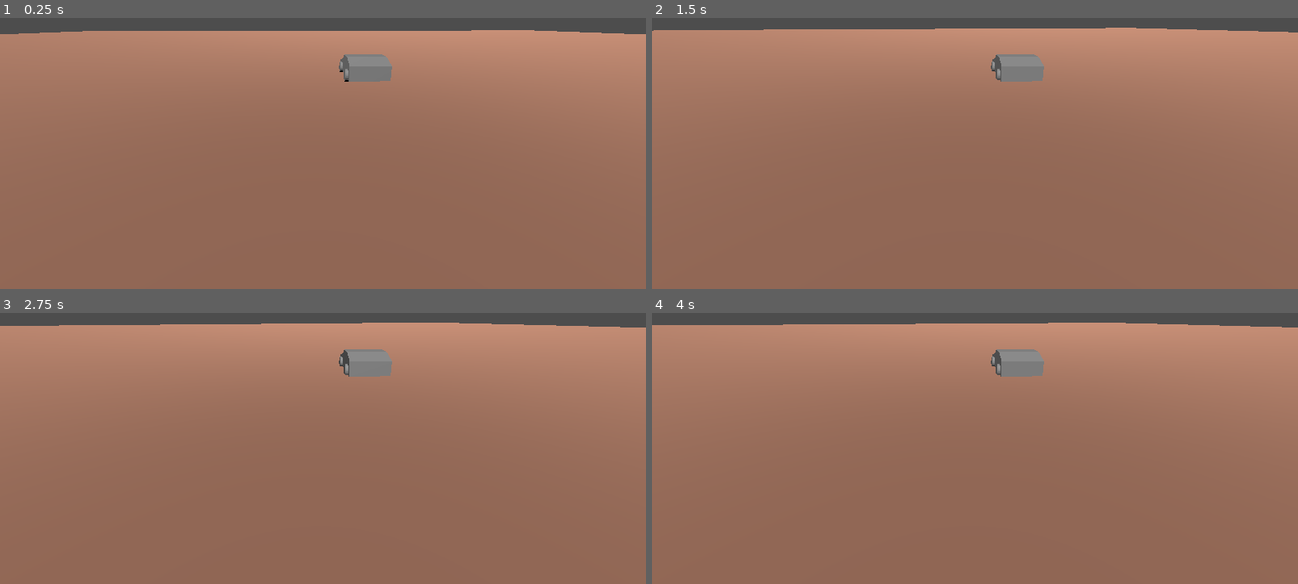
Above: before the commit, frames 1-4 (two rows, left to right).
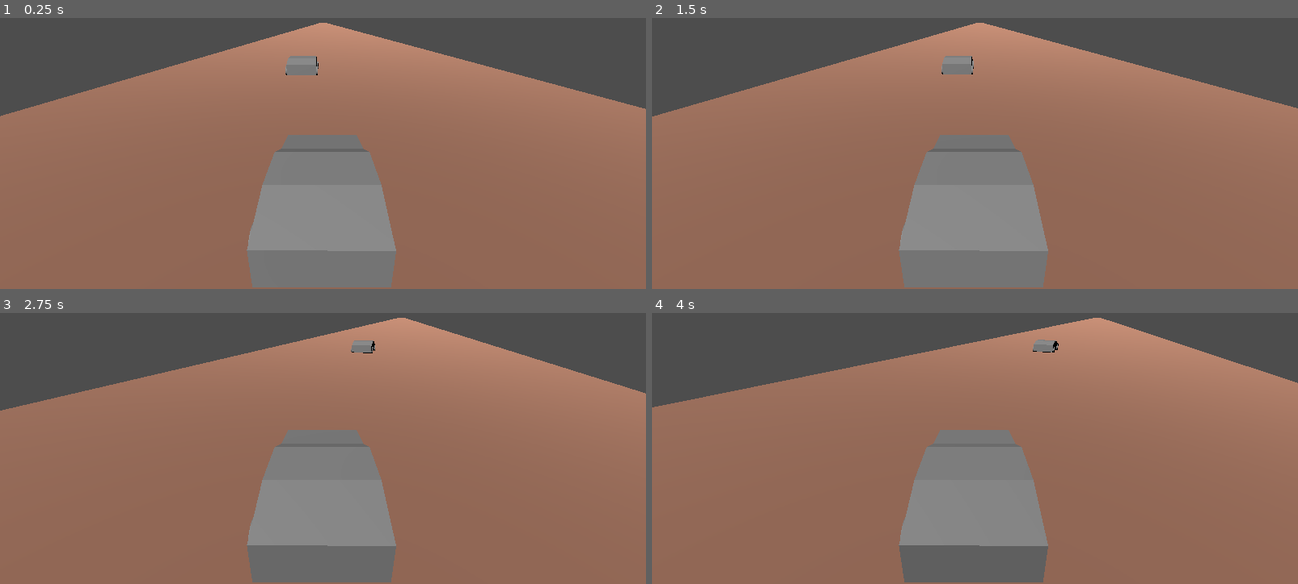
Above: after the commit, the same moments.

Repository: mitch-holm/Indy465
Game: Godot game, scene res://demo.tscn
The game is run twice, just before and just after one commit, with the same random seed, the same clock (stepped at 60 frames per second) and the same inputs. The project has no main scene, so this scene is started directly.
Inputs:
- Up to frame 1 (0.25 s): no input
- Up to frame 2 (1.5 s): tap Enter at 0.5 s; hold D (steer_right) 0.53-1.28 s; tap Space at 1.25 s; hold S (brake) from 1.28 s (still down)
- Up to frame 3 (2.75 s): release S (brake) at 2.03 s; hold D (steer_right) from 2.03 s (still down)
- Up to frame 4 (4 s): release D (steer_right) at 2.78 s; hold W (accelerate) 2.78-3.53 s; hold A (steer_left) from 3.53 s (still down)

The runs differ from the first frame. In frame 1, 26% of the frame differs, in the area x 0-100%, y 1-100%; in frame 2, 26%; in frame 3, 25%; in frame 4, 24%.

Commit message:
weirder driving

Diff:
--- /dev/null
+++ b/demo.gd
@@ -0,0 +1,13 @@
+extends Node3D
+
+func _input(event):
+	if event.is_action_pressed("ui_cancel"):
+		get_tree().quit()
+# Called when the node enters the scene tree for the first time.
+func _ready():
+	pass # Replace with function body.
+
+
+# Called every frame. 'delta' is the elapsed time since the previous frame.
+func _process(_delta):
+	pass
--- a/demo.tscn
+++ b/demo.tscn
@@ -1,5 +1,6 @@
-[gd_scene load_steps=7 format=3 uid="uid://bxcbl324y5kpc"]
+[gd_scene load_steps=8 format=3 uid="uid://bxcbl324y5kpc"]
 
+[ext_resource type="Script" path="res://demo.gd" id="1_b2eah"]
 [ext_resource type="ArrayMesh" uid="uid://da7150hojv1fj" path="res://democar.obj" id="1_mwqm2"]
 [ext_resource type="Script" path="res://playercharacter.gd" id="1_rqwj1"]
 
@@ -15,30 +16,31 @@
 size = Vector3(10.537, 0.339582, 63.289)
 
 [node name="root" type="Node3D"]
+script = ExtResource("1_b2eah")
 
 [node name="CharacterBody3D" type="CharacterBody3D" parent="."]
-transform = Transform3D(1, 0, 0, 0, 1, 0, 0, 0, 1, 0, 1.04414, -0.256641)
+transform = Transform3D(1, 0, 0, 0, 1, 0, 0, 0, 1, 0, 0.0831929, -0.256641)
+collision_mask = 3
 script = ExtResource("1_rqwj1")
 
-[node name="pivot" type="Node3D" parent="CharacterBody3D"]
-transform = Transform3D(-1, 0, 6.97692e-05, 0, 1, 0, -6.97692e-05, 0, -1, -0.0187323, 0, -6.55651e-07)
-
-[node name="MeshInstance3D" type="MeshInstance3D" parent="CharacterBody3D"]
+[node name="carModel" type="MeshInstance3D" parent="CharacterBody3D"]
 transform = Transform3D(-1, 0, 6.97692e-05, 0, 1, 0, -6.97692e-05, 0, -1, -0.0187323, 0.634694, -6.55651e-07)
 mesh = ExtResource("1_mwqm2")
-skeleton = NodePath("../pivot")
+skeleton = NodePath("")
 
 [node name="CollisionShape3D" type="CollisionShape3D" parent="CharacterBody3D"]
 transform = Transform3D(-1, 0, 6.97692e-05, 0, 1, 0, -6.97692e-05, 0, -1, 0.00936613, 0.696306, 1.3113e-06)
 shape = SubResource("BoxShape3D_e6ni3")
 
 [node name="Camera3D" type="Camera3D" parent="CharacterBody3D"]
-transform = Transform3D(0.999228, 0.013375, -0.0369484, 8.22026e-08, 0.940288, 0.34038, 0.0392947, -0.340117, 0.939562, -2.69104, 2.778, 12.9082)
+transform = Transform3D(1, -4.68079e-16, 3.27752e-16, 3.27752e-16, 0.939693, 0.34202, -4.68079e-16, -0.34202, 0.939693, 2.08165e-12, 3.73166, 4.265)
 
 [node name="ground" type="StaticBody3D" parent="."]
+transform = Transform3D(1, 0, 0, 0, 1, 0, 0, 0, 1, 0.53892, 0.0595765, -0.026866)
+collision_layer = 7
 
 [node name="MeshInstance3D" type="MeshInstance3D" parent="ground"]
-transform = Transform3D(100, 0, 0, 0, 100, 0, 0, 0, 100, 0, 0, 0)
+transform = Transform3D(13.7494, 0, 0, 0, 100, 0, 0, 0, 2010.19, 0, 0, 0)
 mesh = SubResource("PlaneMesh_lafke")
 surface_material_override/0 = SubResource("StandardMaterial3D_aobow")
 
@@ -48,3 +50,23 @@
 
 [node name="sun" type="DirectionalLight3D" parent="."]
 transform = Transform3D(0.867062, 0.352059, -0.352502, -5.94121e-17, 0.707551, 0.706662, 0.4982, -0.61272, 0.613491, -6.18062, 32.8834, 46.5372)
+
+[node name="obstacle" type="Node3D" parent="."]
+transform = Transform3D(100, 0, 0, 0, 100, 0, 0, 0, 100, -2.34675, 0.0195231, -14.0911)
+
+[node name="RigidBody3D" type="RigidBody3D" parent="obstacle"]
+transform = Transform3D(1, 0, 0, 0, 1, 0, 0, 0, 1, 0.00971825, 0.0152395, 0)
+collision_layer = 2
+collision_mask = 0
+
+[node name="CollisionShape3D" type="CollisionShape3D" parent="obstacle/RigidBody3D"]
+transform = Transform3D(-2, 0, 0.000139538, 0, 2, 0, -0.000139538, 0, -2, 0.000821203, -1.4442, -0.000520393)
+shape = SubResource("BoxShape3D_e6ni3")
+
+[node name="MeshInstance3D" type="MeshInstance3D" parent="obstacle"]
+transform = Transform3D(-0.01, 0, 6.97692e-07, 0, 0.01, 0, -6.97692e-07, 0, -0.01, 0.00854139, 0.00710761, 0)
+mesh = ExtResource("1_mwqm2")
+skeleton = NodePath("../pivot")
+
+[node name="pivot" type="Node3D" parent="obstacle"]
+transform = Transform3D(1, 0, 0, 0, 1, 0, 0, 0, 1, -0.0164962, 0.0142439, 0.0651651)
--- a/playercharacter.gd
+++ b/playercharacter.gd
@@ -1,10 +1,14 @@
 extends CharacterBody3D
 
-const ACCEL = 5
-const BRAKE = 3
-var speed = 0
-const TURN_SPEED = .2
-const MAX_SPEED = 30
+const ACCEL = 10.0
+const BRAKE = 15.0
+var speed = 0.0
+var turn = 0.0
+const TURN_SPEED = 10.0
+const MAX_TURN_SPEED = 10.0
+const TURN_REDUCTION = 6.0
+const MAX_SPEED = 30.0
+const SPEED_REDUCTION = 3.0
 
 # Get the gravity from the project settings to be synced with RigidBody nodes.
 var gravity = ProjectSettings.get_setting("physics/3d/default_gravity")
@@ -17,19 +21,36 @@
 
 	# Get the input direction and handle the movement/deceleration.
 	if Input.is_action_pressed("steer_left"):
-		rotation += Vector3(0,1,0) * delta * TURN_SPEED
+		turn += TURN_SPEED * delta
 
 	if Input.is_action_pressed("steer_right"):
-		rotation -= Vector3(0,1,0) * delta * TURN_SPEED
+		turn -= TURN_SPEED * delta
 
 	if Input.is_action_pressed("accelerate") && is_on_floor():
-		if speed < MAX_SPEED:
+		if speed <= MAX_SPEED:
 			speed += ACCEL * delta
+			speed = min(speed,MAX_SPEED)
 
 	if Input.is_action_pressed("brake") && is_on_floor():
 		speed -= BRAKE * delta
+		speed = max(speed,-MAX_SPEED)
+
+
+	if turn != 0:
+		turn = fixedInterpToZero(turn, TURN_REDUCTION, delta)
+
 
 	if speed != 0:
+		if abs(turn) >= (MAX_TURN_SPEED * (1-(abs(speed)/(MAX_SPEED + 2.0)))):
+			turn = MAX_TURN_SPEED * (1 if turn > 0 else -1) * (1.0-(abs(speed)/(MAX_SPEED + 2.0)))
 		global_transform.origin -= transform.basis.z.normalized() * speed * delta
+		speed = fixedInterpToZero(speed, SPEED_REDUCTION, delta)
+		rotation += Vector3(0,1,0) * delta * turn * (speed/MAX_SPEED)
 
 	move_and_slide()
+
+func fixedInterpToZero(val, rate, delta):
+	if abs(val) < abs(rate) * delta:
+		return 0
+	else:
+		return val - (rate * delta * (1 if val > 0 else -1))
